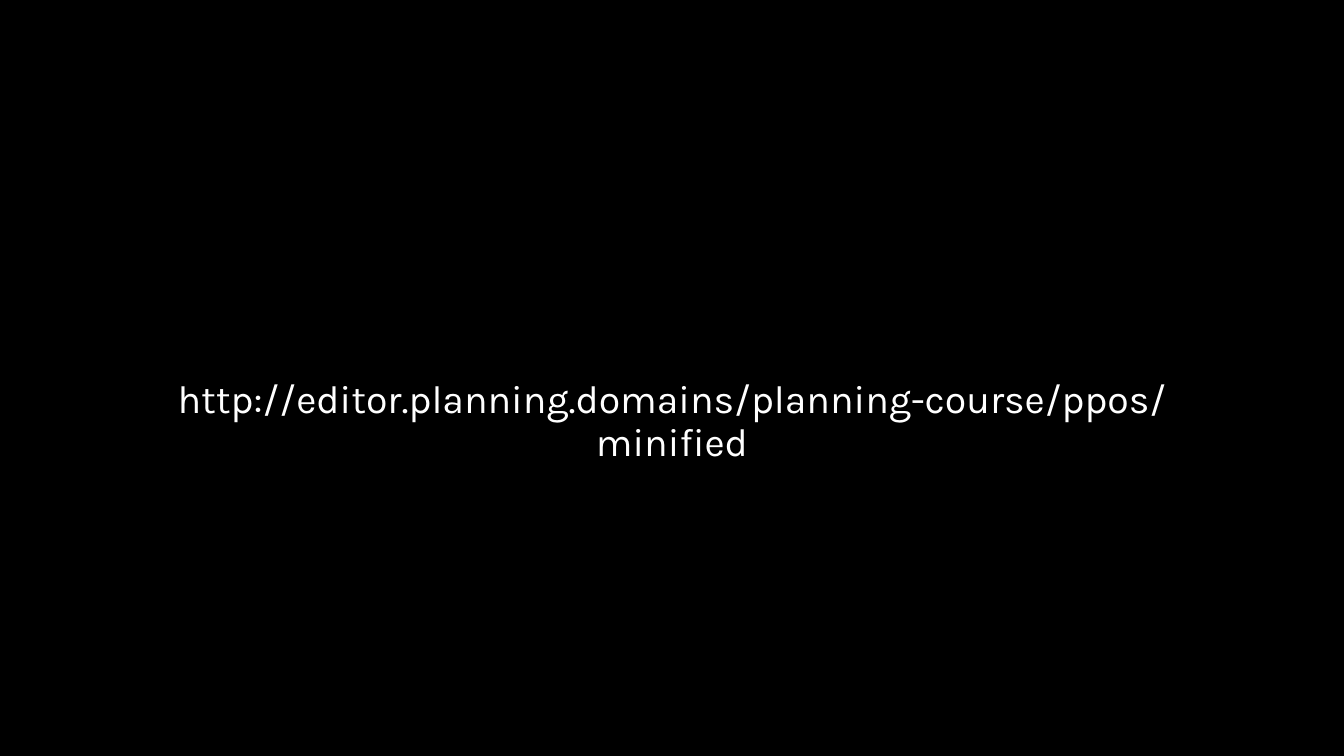
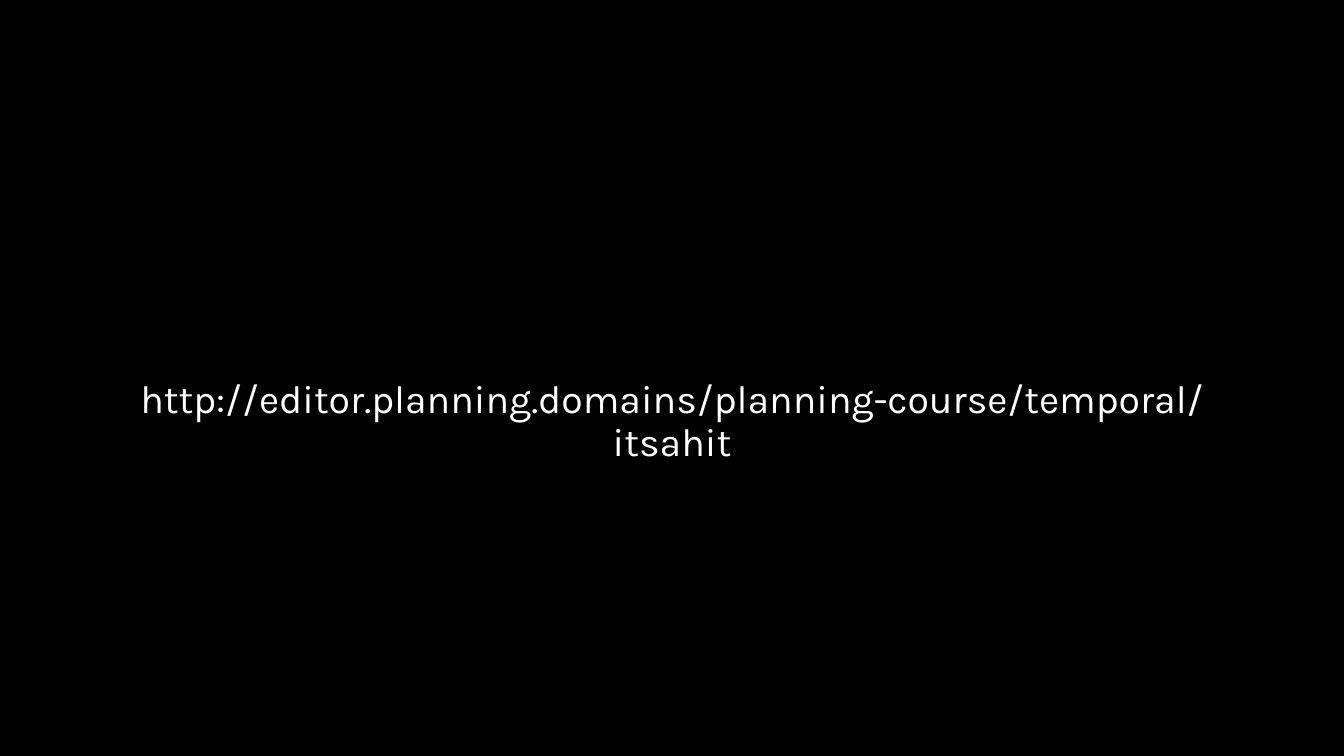
Before and after one commit to AI-Planning/modeling-in-pddl, a slide deck: slide 19 of exercises/cisc-813/temporal/slides.pptx (slide 9 before the commit). Drawn at 1344x756 pixels with LibreOffice and Linux fonts; fonts in the diff are those of the drawing. Boxes give left, top, right and bottom in pixels: in the first picture for what was removed or moved away, otherwise in the second. Text is boxed around its words. In the diff, an @@ line names an element or a change of style, - is before the commit and + after.

Commit message:
Finished the slide deck for the temporal exercise.

```diff
--- a/exercises/cisc-813/temporal/slides.pptx
+++ b/exercises/cisc-813/temporal/slides.pptx
@@ text at [140,384,1203,457]: text changed @@
-http://editor.planning.domains/planning-course/ppos/minified
+http://editor.planning.domains/planning-course/temporal/itsahit
```
Also in this commit, not shown: 9 other slides changed, 6 slides added, 3 slides removed.
